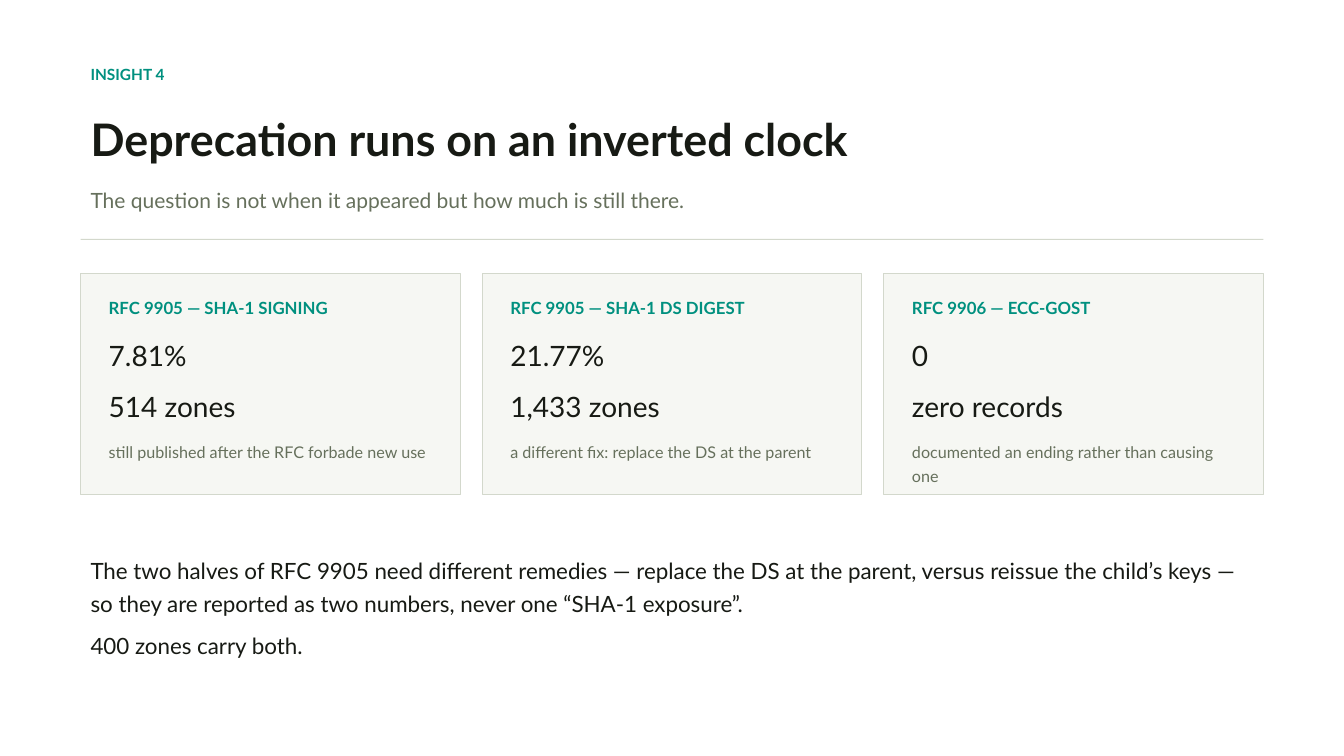
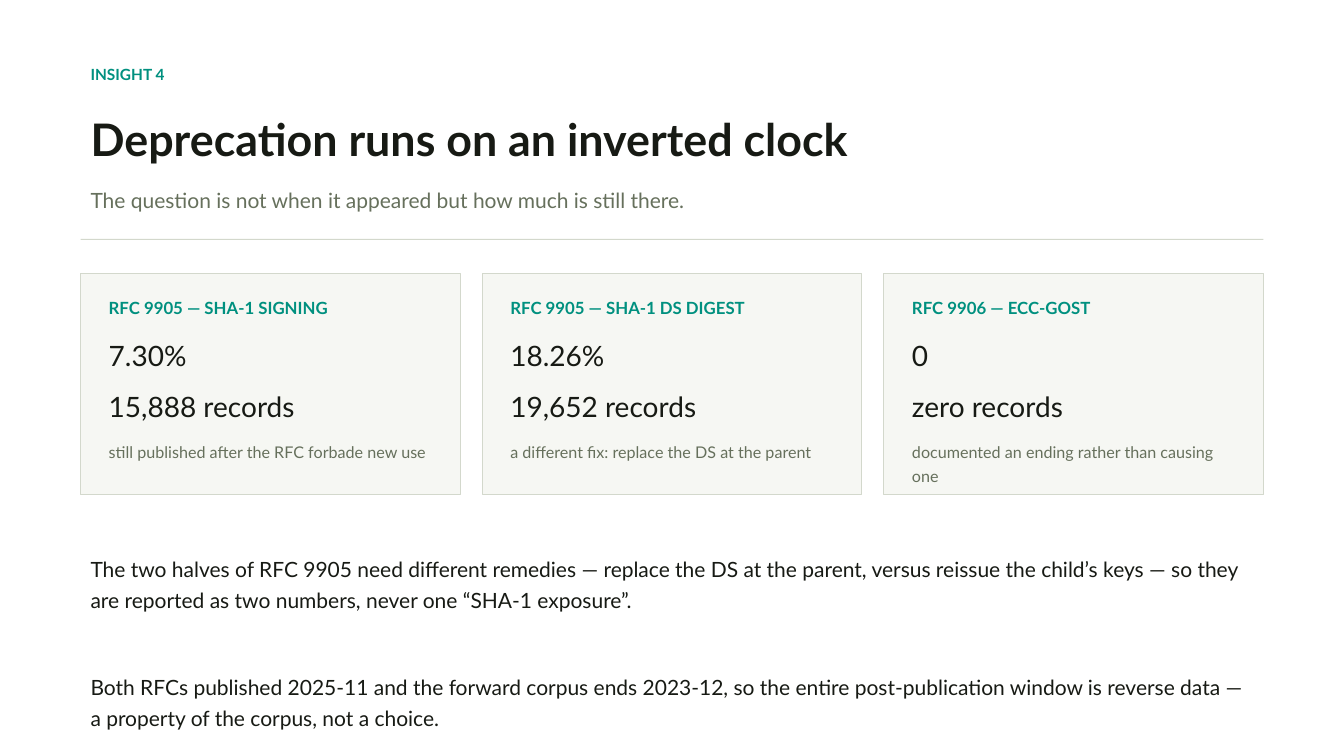
Before and after one commit to j776w781/rfc_adoption, a slide deck: slide 13 of out/analysis/dnssec_framework.pptx. Drawn at 1344x756 pixels with LibreOffice and Linux fonts; fonts in the diff are those of the drawing. Boxes give left, top, right and bottom in pixels: in the first picture for what was removed or moved away, otherwise in the second. Text is boxed around its words. In the diff, an @@ line names an element or a change of style, - is before the commit and + after.

```diff
--- a/out/analysis/dnssec_framework.pptx
+++ b/out/analysis/dnssec_framework.pptx
@@ text at box(109, 345, 294, 421): text changed @@
-7.81%
-514 zones
+7.30%
+15,888 records
@@ text at box(510, 345, 696, 421): text changed @@
-21.77%
-1,433 zones
+18.26%
+19,652 records
@@ text at box(91, 561, 1239, 612): size 16 to 15 pt in "The two halves of RFC 9905 need ..." @@
@@ text at box(91, 679, 1220, 730): text changed; size 16 to 15 pt @@
-400 zones carry both.
+Both RFCs published 2025-11 and the forward corpus ends 2023-12, so the entire post-publication window is reverse data — a property of the corpus, not a choice.
```
Also in this commit, not shown: 6 other slides changed, 2 other files.
